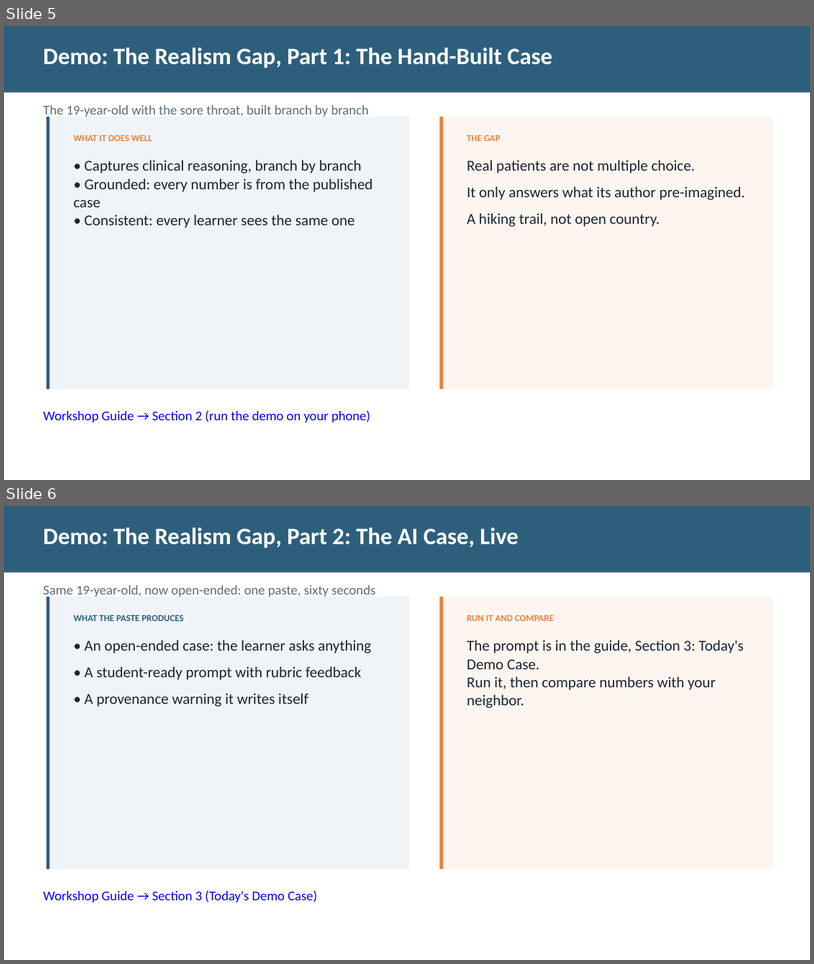
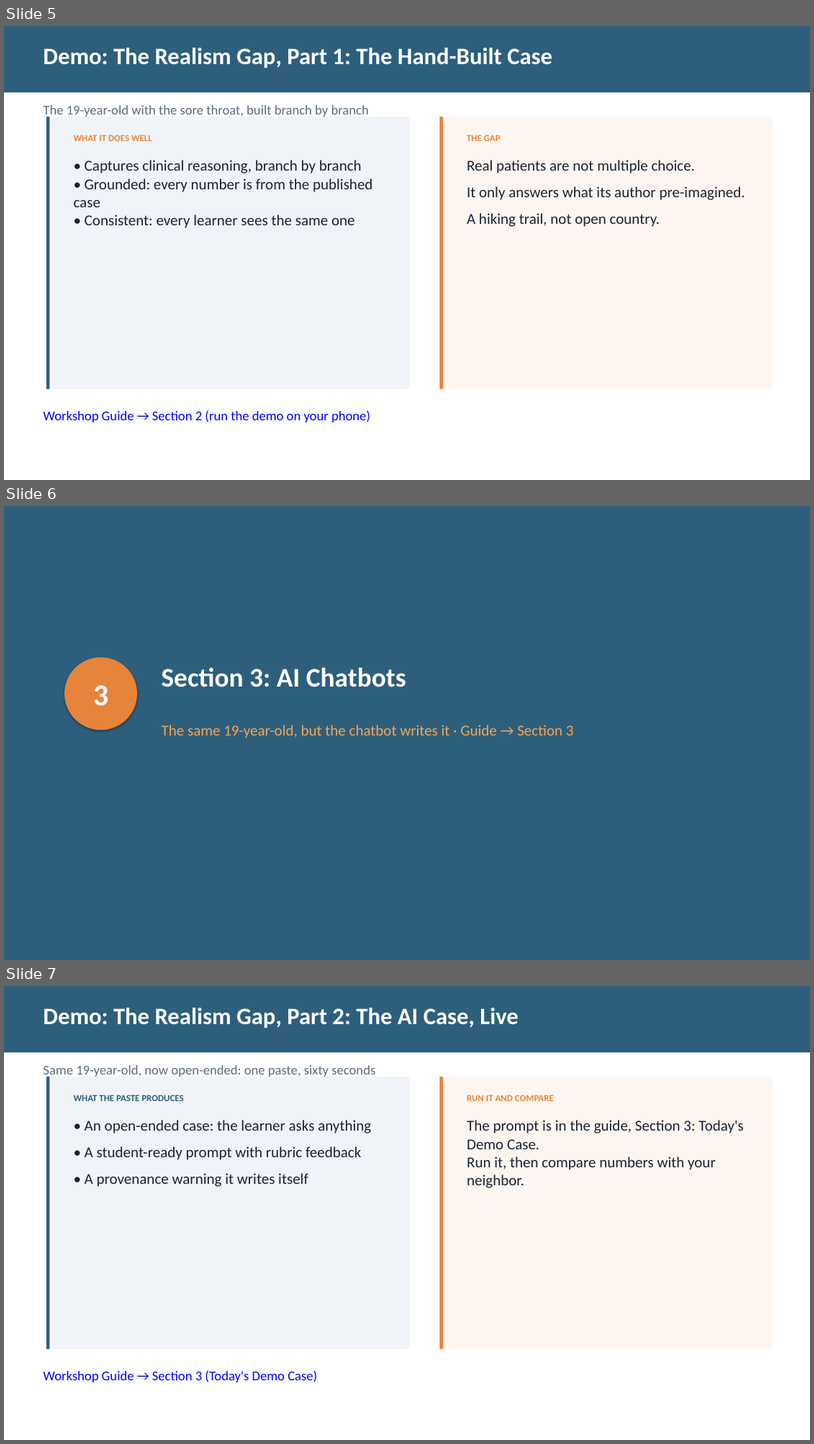
Before and after one commit to diana-brewer/digital-learning-unlocked, a slide deck: Digital Learning Unlocked - Slide Deck.pptx. Shown one above the other, each under a label of ours: slides 5 and 6 before the commit, slides 5, 6 and 7 after it. The pictures are 814x964 and 814x1444 pixels, drawn with LibreOffice and Linux fonts; fonts in the diff are those of the drawing. Boxes give left, top, right and bottom in pixels: in the first picture for what was removed or moved away, otherwise in the second. Text is boxed around its words. In the diff, an @@ line names an element or a change of style, - is before the commit and + after.

```diff
--- a/Digital Learning Unlocked - Slide Deck.pptx
+++ b/Digital Learning Unlocked - Slide Deck.pptx
@@ slide 6 added at <box>4,506,810,960</box>, background #2D5F7C @@
@@ ellipse added at <box>64,657,137,730</box>, fill #E8833A @@
@@ text added at <box>162,667,406,687</box>, 32 pt, text #FFFFFF, bold @@
+Section 3: AI Chatbots
@@ text added at <box>93,685,108,706</box>, 36 pt, text #FFFFFF, bold @@
+3
@@ text added at <box>162,725,574,739</box>, 18 pt, text #F4A55A @@
+The same 19-year-old, but the chatbot writes it · Guide → Section 3
@@ what was slide 6 is now slide 7 @@
```
Also in this commit, not shown: 3 slides changed, 2 other files.
